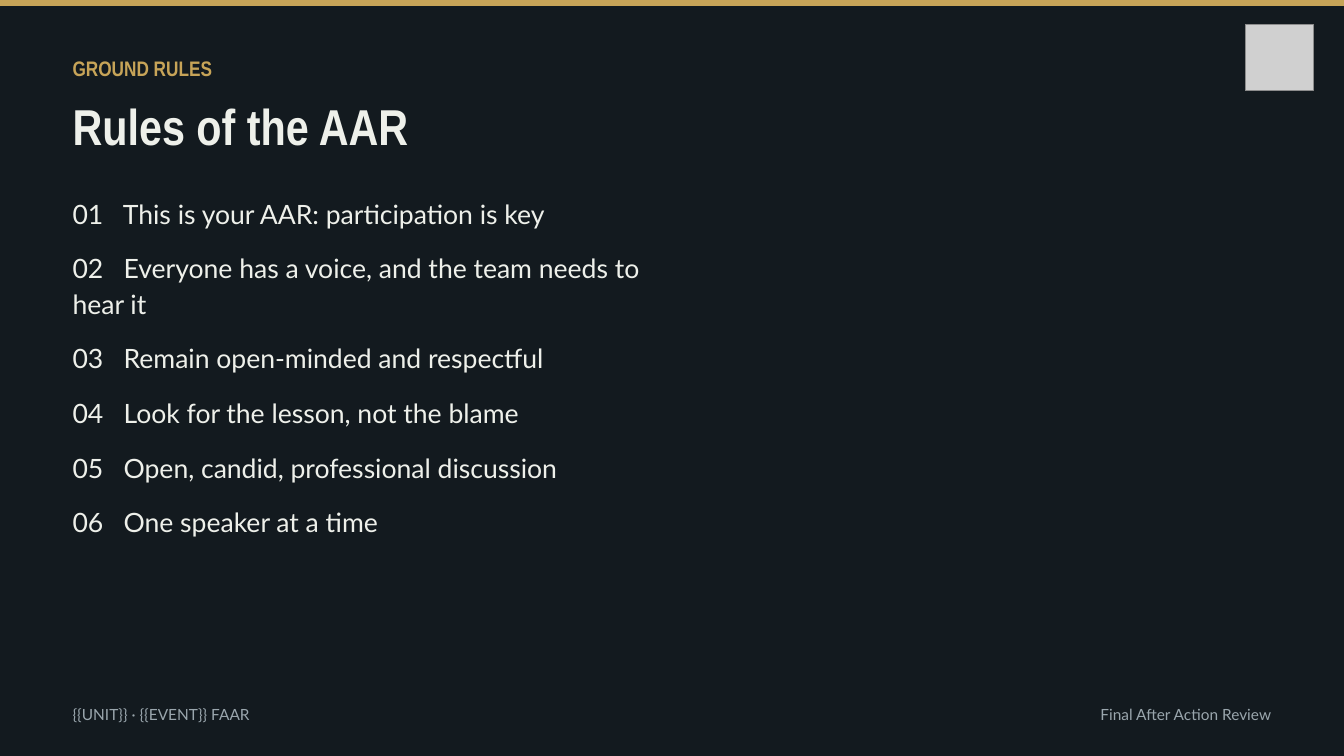
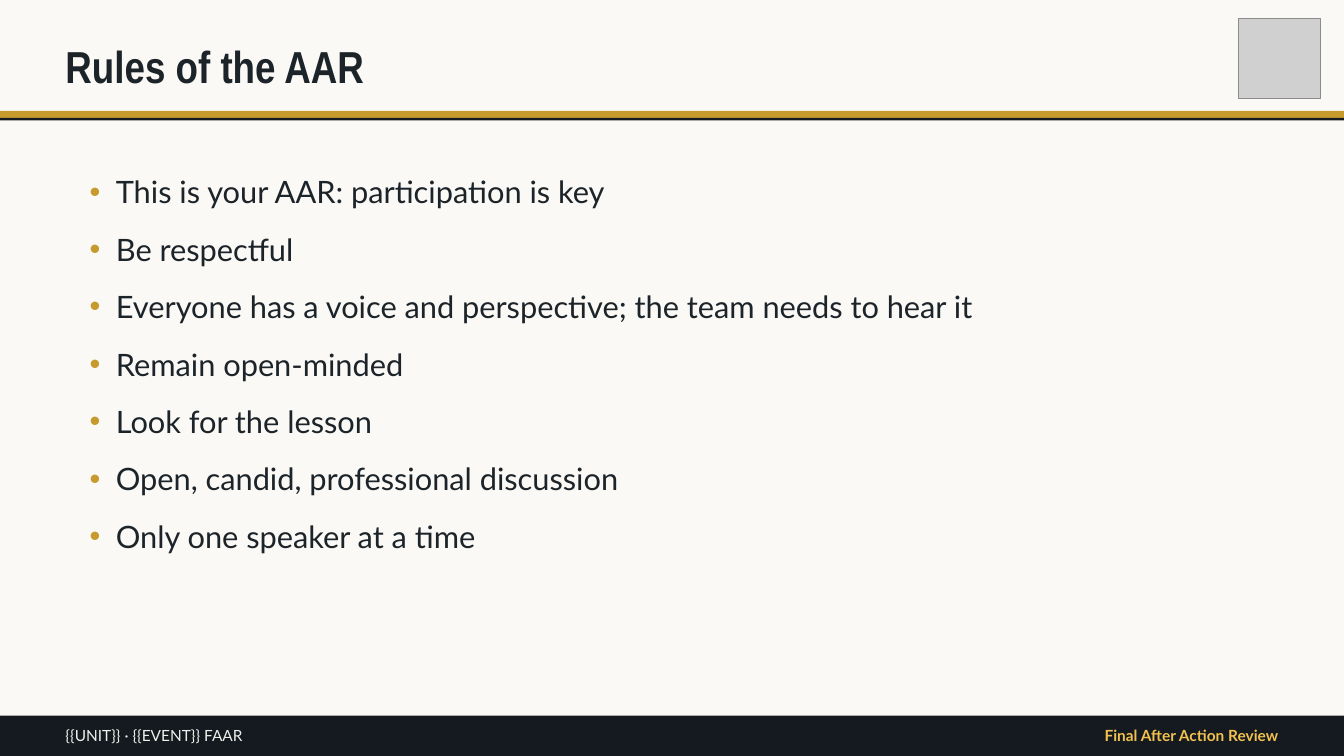
Before and after one commit to bwest63/trace, a slide deck: slide 4 of templates/faar-template.pptx. Drawn at 1344x756 pixels with LibreOffice and Linux fonts; fonts in the diff are those of the drawing; grey boxes stand for pictures. Boxes give left, top, right and bottom in pixels: in the first picture for what was removed or moved away, otherwise in the second. Text is boxed around its words. In the diff, an @@ line names an element or a change of style, - is before the commit and + after.

```diff
--- a/templates/faar-template.pptx
+++ b/templates/faar-template.pptx
@@ background #131A1F to #FAF9F6 @@
@@ text "Rules of the AAR": place and size @@
-text "Rules of the AAR" at (73,108,408,146)
+text "Rules of the AAR" at (65,50,364,84)
@@ text "Rules of the AAR" at (65,50,364,84): size 36 to 32 pt, text colour #EEF0EA to #1C2429; vertical alignment top to middle @@
@@ picture: place and size @@
-picture at (1245,24,1314,91)
+picture at (1238,18,1321,99)
@@ text removed at (73,61,212,76) @@
-GROUND RULES
@@ rectangle: place and size @@
-rectangle at (0,0,1344,6)
+rectangle at (0,111,1344,118)
@@ rectangle at (0,111,1344,118): fill #C7A458 to #C79A2E @@
@@ rectangle added at (0,118,1344,121), fill #141A1F @@
@@ text "This is your AAR: participation ..." at (116,180,972,554): columns 2 to 1 @@
@@ text at (116,180,972,554): text changed; size 19 to 22 pt; text colour #EEF0EA to #1C2429 @@
-01 This is your AAR: participation is key
-02 Everyone has a voice, and the team needs to hear it
-03 Remain open-minded and respectful
-04 Look for the lesson, not the blame
-05 Open, candid, professional discussion
-06 One speaker at a time
+• This is your AAR: participation is key
+• Be respectful
+• Everyone has a voice and perspective; the team needs to hear it
+• Remain open-minded
+• Look for the lesson
+• Open, candid, professional discussion
+• Only one speaker at a time
@@ rectangle added at (0,716,1344,756), fill #141A1F @@
@@ text "{{UNIT}} · {{EVENT}} FAAR": place and size @@
-text "{{UNIT}} · {{EVENT}} FAAR" at (73,708,249,722)
+text "{{UNIT}} · {{EVENT}} FAAR" at (65,729,242,744)
@@ text "{{UNIT}} · {{EVENT}} FAAR" at (65,729,242,744): text colour #9AA6AD to #EEF0EA; vertical alignment top to middle @@
@@ text "Final After Action Review": place and size @@
-text "Final After Action Review" at (1100,708,1271,720)
+text "Final After Action Review" at (1105,729,1278,741)
@@ text "Final After Action Review" at (1105,729,1278,741): text colour #9AA6AD to #F2C14E, bold on; vertical alignment top to middle @@
```
Also in this commit, not shown: 13 other slides changed, 1 slide added, 5 slides removed, 6 other files.
